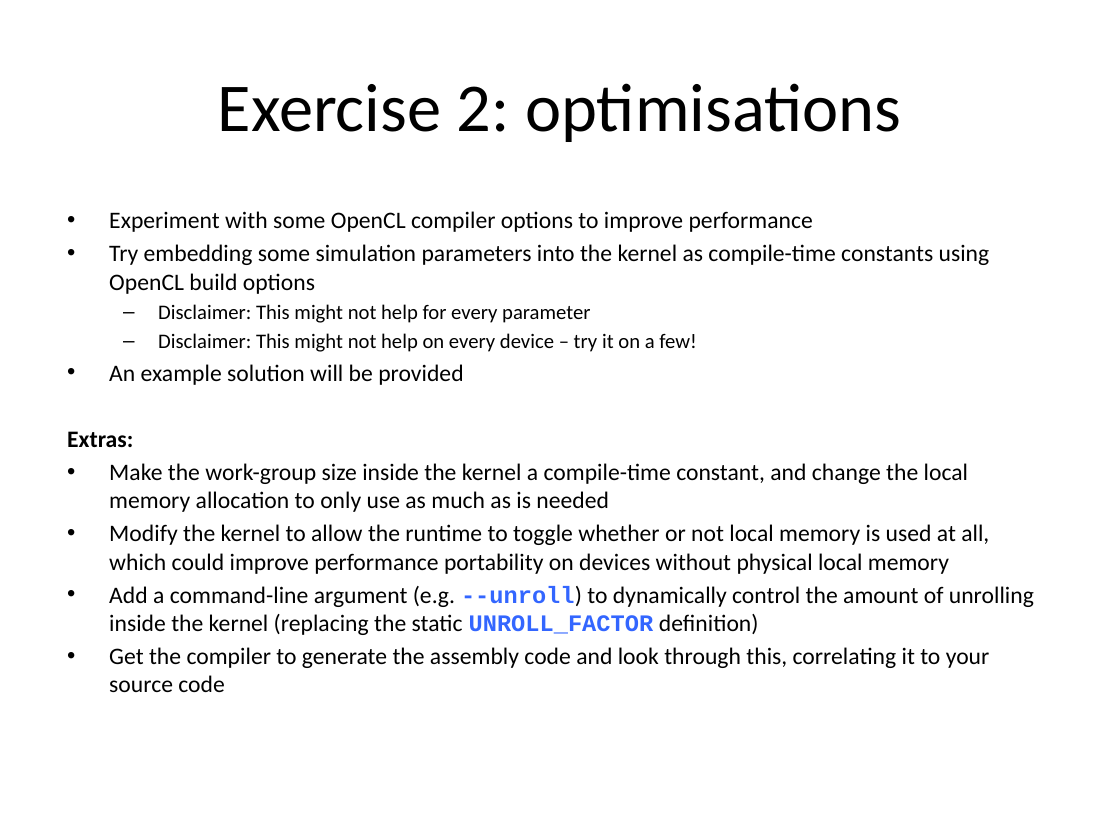
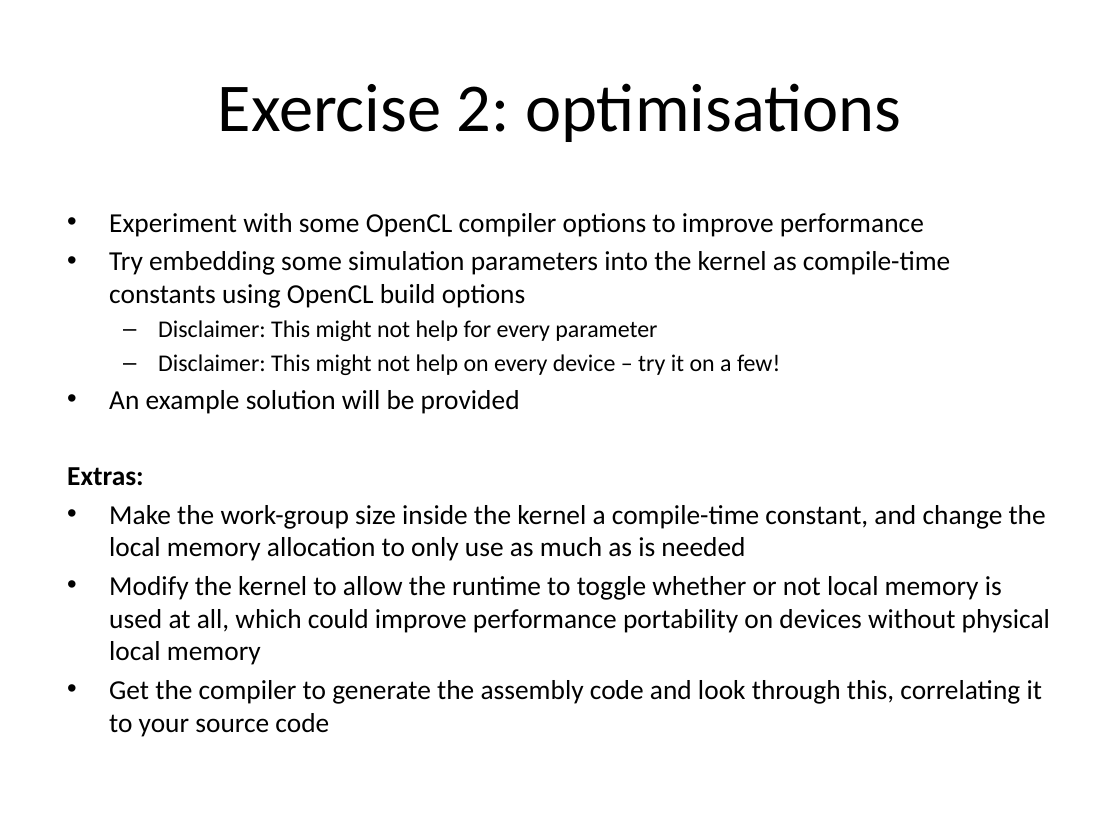
Before and after one commit to UoB-HPC/opencl-training-code, a slide deck: slide 22 of slides/advanced_part2.pptx. Drawn at 1120x840 pixels with LibreOffice and Linux fonts; fonts in the diff are those of the drawing. Boxes give left, top, right and bottom in pixels: in the first picture for what was removed or moved away, otherwise in the second. Text is boxed around its words. In the diff, an @@ line names an element or a change of style, - is before the commit and + after.

Commit message:
Removed loop unrolling extra exercise from slides.

```diff
--- a/slides/advanced_part2.pptx
+++ b/slides/advanced_part2.pptx
@@ text "Experiment with some OpenCL compiler ..." at [67,213,1050,737]: size 15.2 to 17.6 pt in "Experiment with some OpenCL compiler options to ...", "Try embedding some simulation parameters into the ...", "An example solution will be provided", "Extras:" and 3 more places; size 13.3 to 15.4 pt in "Disclaimer: This might not help for every ...", "Disclaimer: This might not help on every ..." @@
@@ text at [109,586,1034,635]: paragraph removed @@
-• Add a command-line argument (e.g. --unroll) to dynamically control the amount of unrolling inside the kernel (replacing the static UNROLL_FACTOR definition)
```
